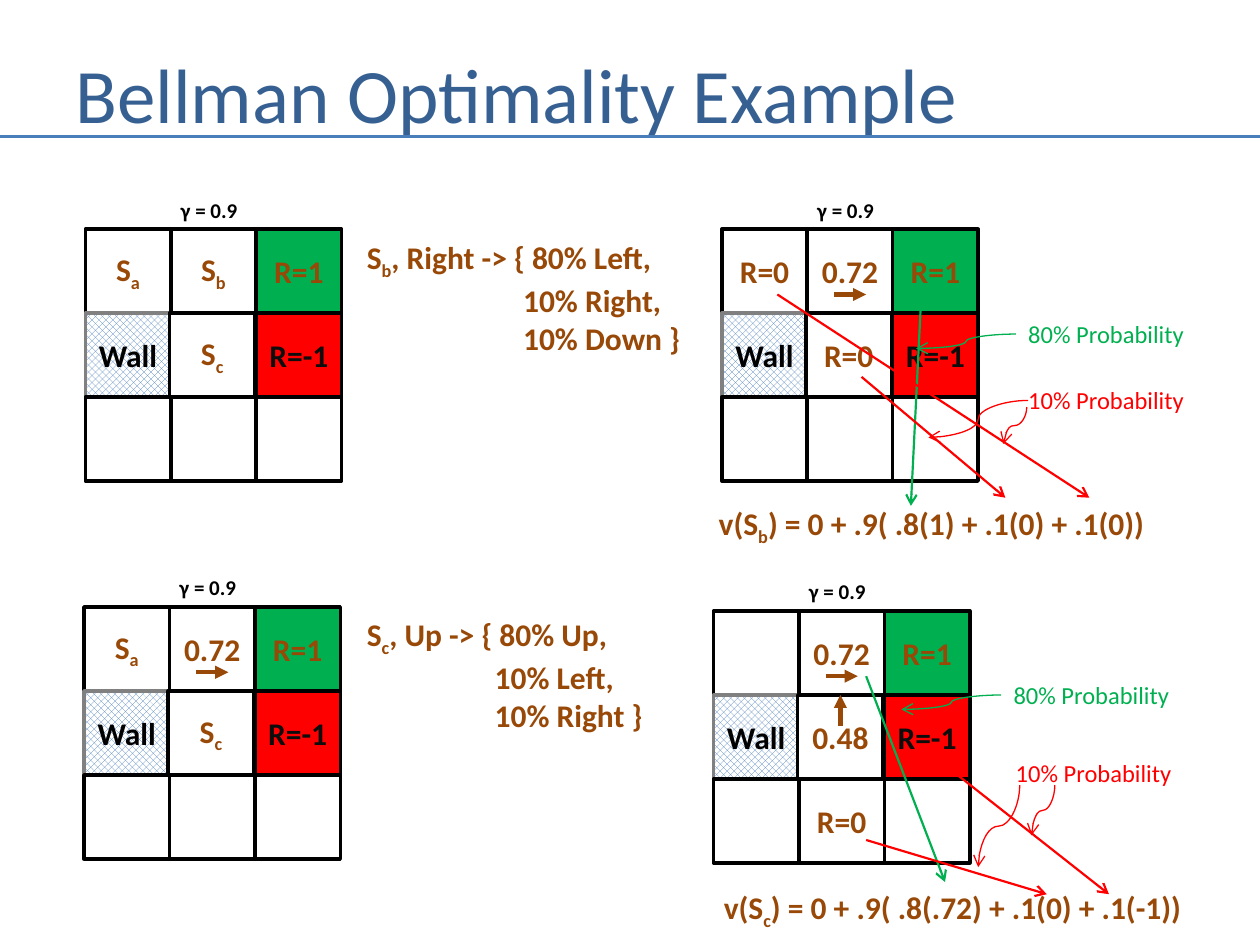
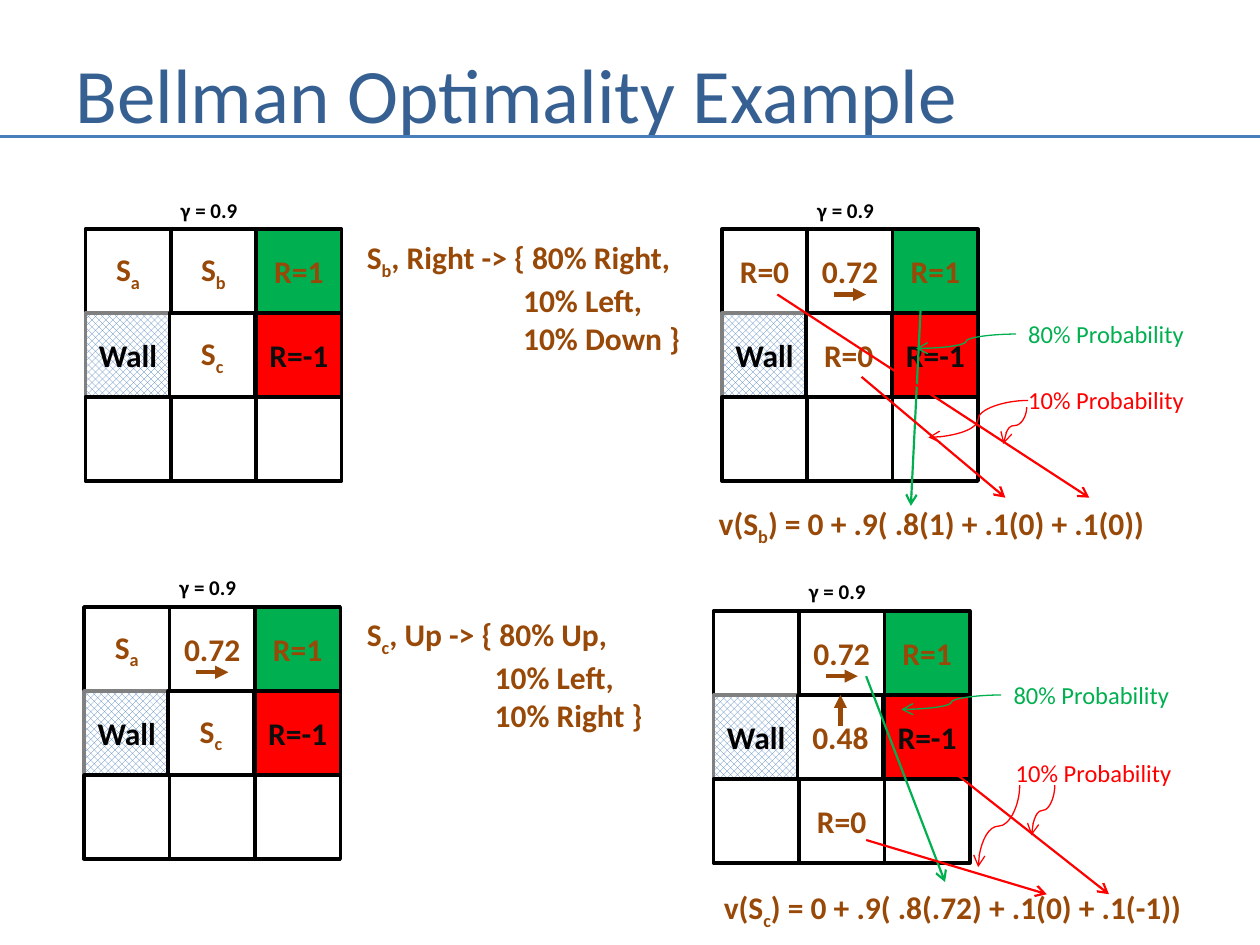
Before and after one commit to andrewferlitsch/Portland-Data-Science-Group, a slide deck: slide 11 of Presentations/AI - Bellman Intro.pptx. Drawn at 1260x945 pixels with LibreOffice and Linux fonts; fonts in the diff are those of the drawing. Boxes give left, top, right and bottom in pixels: in the first picture for what was removed or moved away, otherwise in the second. Text is boxed around its words. In the diff, an @@ line names an element or a change of style, - is before the commit and + after.

```diff
--- a/Presentations/AI - Bellman Intro.pptx
+++ b/Presentations/AI - Bellman Intro.pptx
@@ text at [407, 247, 670, 351]: text changed @@
-Sb, Right -> { 80% Left,
-10% Right,
-10% Down }
+Sb, Right -> { 80% Right,
+10% Left,
+10% Down }
```
Also in this commit, not shown: 2 other files.
